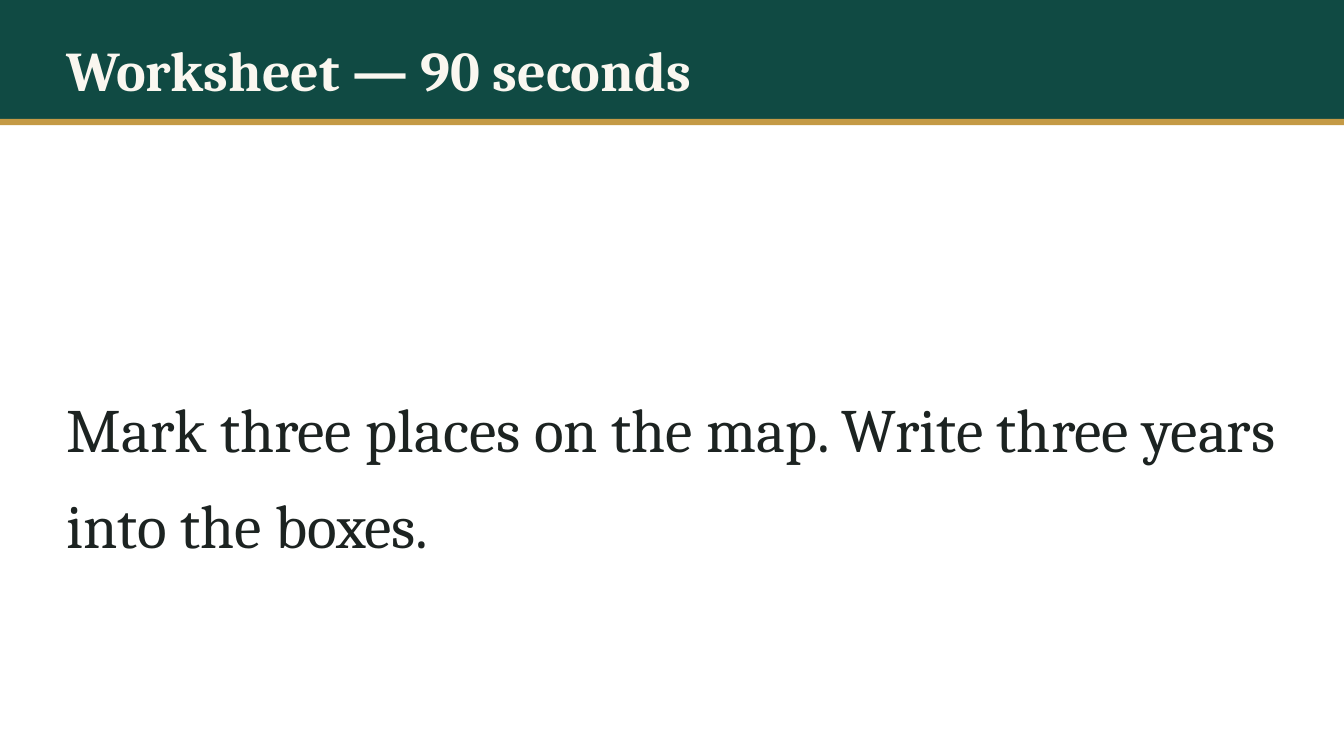
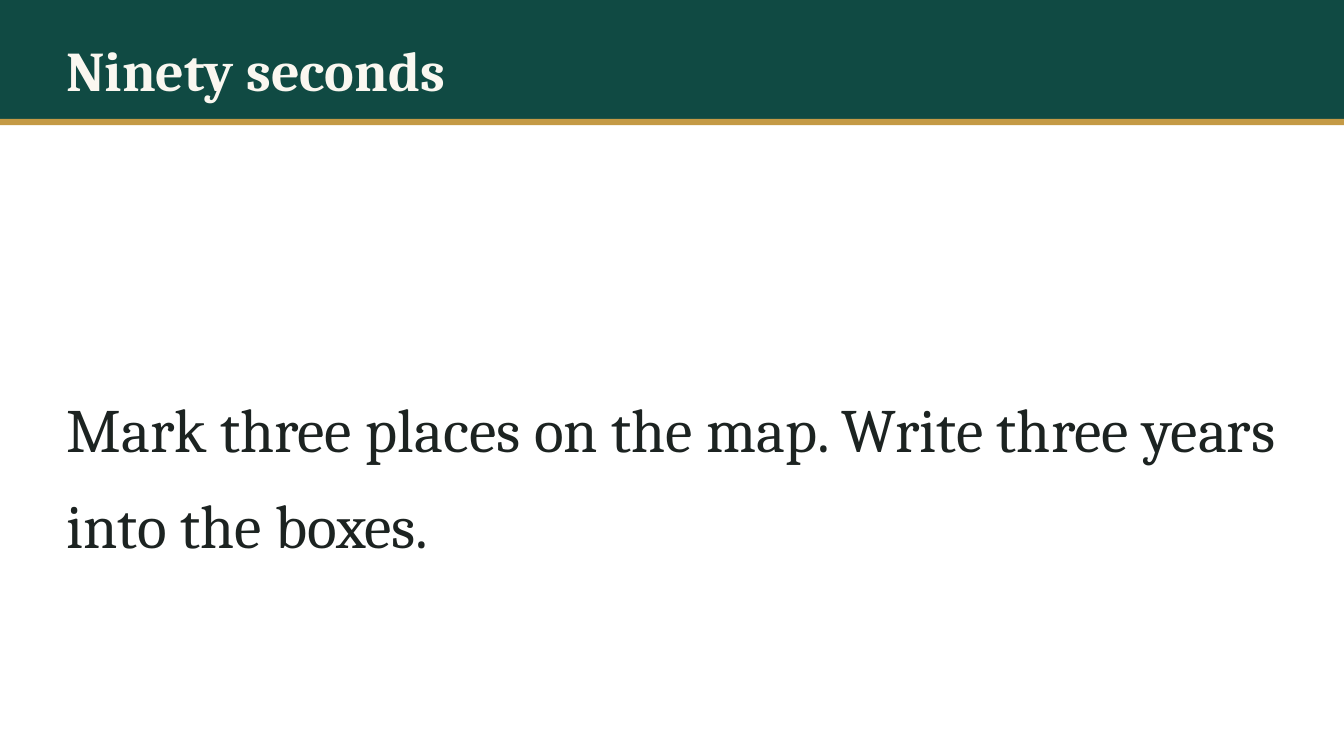
Before and after one commit to daniyalyasin93/2026SeptemberIslamicHistoryClass, a slide deck: slide 76 of L02_baarah_saal/L02.pptx (slide 41 before the commit). Drawn at 1344x756 pixels with LibreOffice and Linux fonts; fonts in the diff are those of the drawing. Boxes give left, top, right and bottom in pixels: in the first picture for what was removed or moved away, otherwise in the second. Text is boxed around its words. In the diff, an @@ line names an element or a change of style, - is before the commit and + after.

```diff
--- a/L02_baarah_saal/L02.pptx
+++ b/L02_baarah_saal/L02.pptx
@@ text at (67,52,445,103): text changed @@
-Worksheet — 90 seconds
+Ninety seconds
```
Also in this commit, not shown: 44 other slides changed, 37 slides added, 17 other files.
